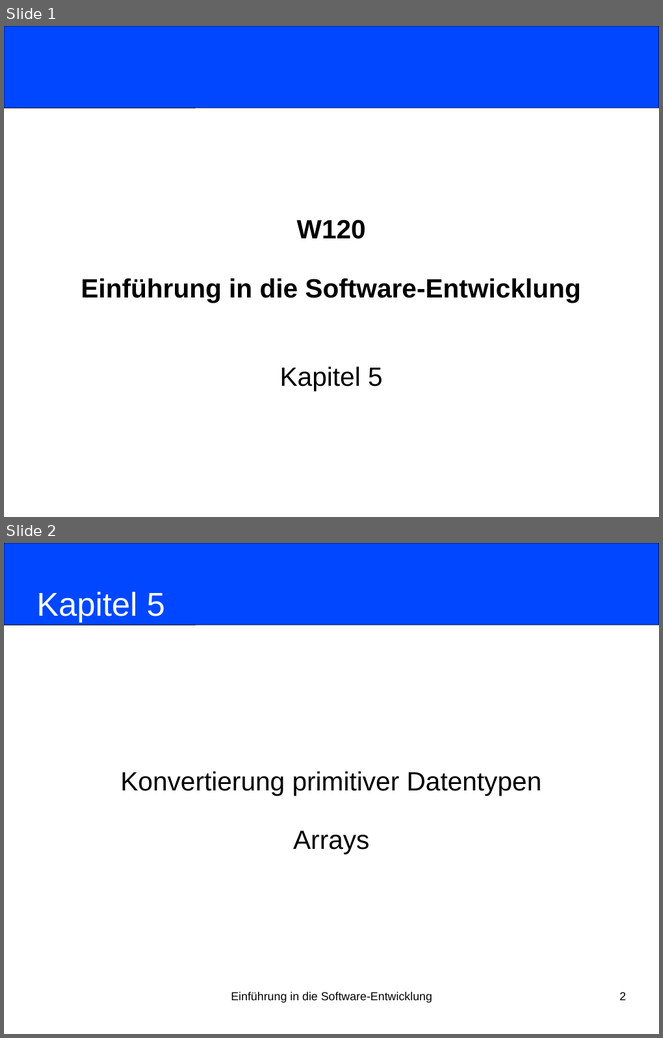
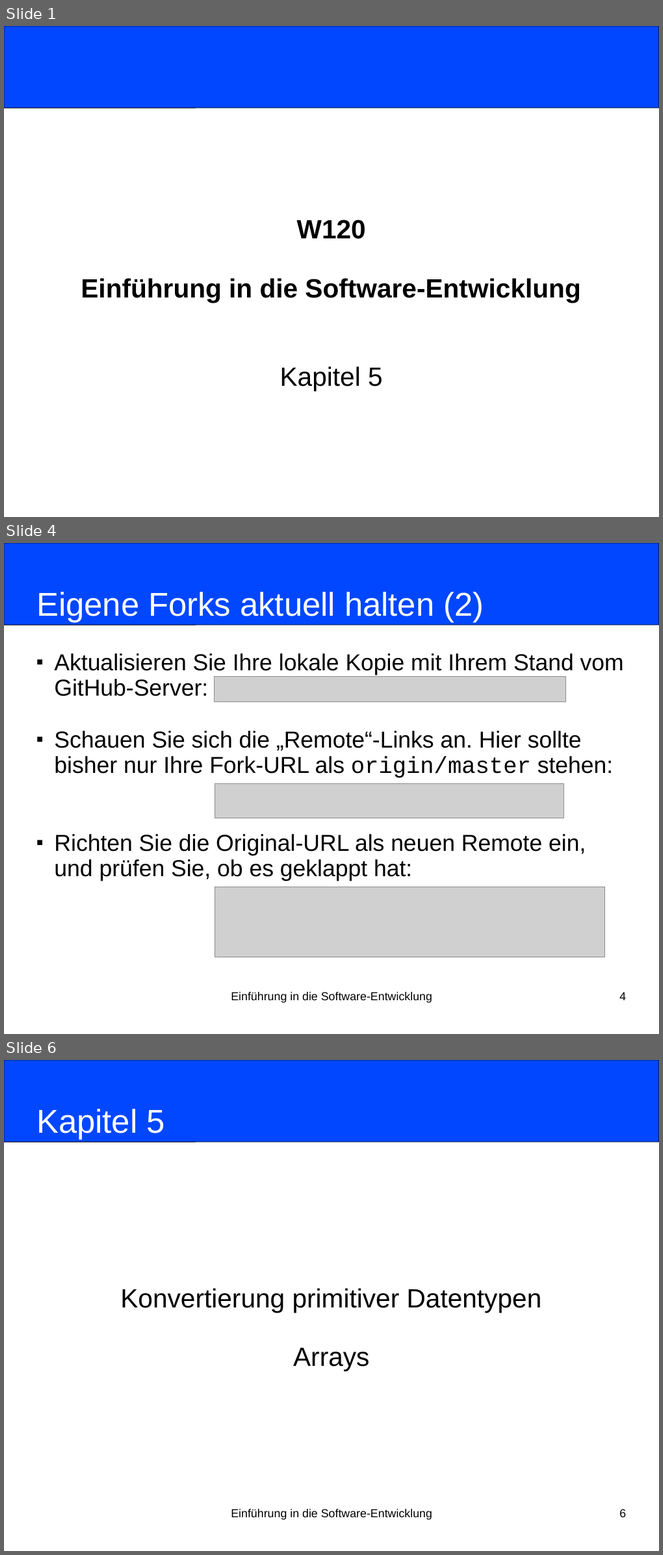
Before and after one commit to nordakademie-einfuehrung-java/vorlesungsskript, a slide deck: folien/Semester_03_Termin_06_Kapitel05.pptx. Shown one above the other, each under a label of ours: slides 1 and 2 before the commit, slides 1, 4 and 6 after it; the slides between them are not shown. The pictures are 663x1038 and 663x1555 pixels, drawn with LibreOffice and Linux fonts; fonts in the diff are those of the drawing; grey boxes stand for pictures. Boxes give left, top, right and bottom in pixels: in the first picture for what was removed or moved away, otherwise in the second. Text is boxed around its words. In the diff, an @@ line names an element or a change of style, - is before the commit and + after.

Commit message:
github fork-sync uebung

```diff
--- a/folien/Semester_03_Termin_06_Kapitel05.pptx
+++ b/folien/Semester_03_Termin_06_Kapitel05.pptx
@@ slide 4 added at (4, 543, 659, 1034), background #FFFFFF @@
@@ rounded rectangle added at (4, 543, 659, 625), fill #0047FF, outline #000000 0.75 pt @@
@@ title added at (36, 592, 484, 622), 40 pt, text #FFFFFF @@
+Eigene Forks aktuell halten (2)
@@ subtitle added at (54, 653, 624, 882), 28 pt, text #000000 @@
+■ Aktualisieren Sie Ihre lokale Kopie mit Ihrem Stand vom GitHub-Server:
+■ Schauen Sie sich die „Remote“-Links an. Hier sollte bisher nur Ihre Fork-URL als origin/master stehen:
+■ Richten Sie die Original-URL als neuen Remote ein, und prüfen Sie, ob es geklappt hat:
@@ picture added at (215, 676, 566, 702) @@
@@ picture added at (215, 783, 564, 818) @@
@@ picture added at (215, 887, 605, 958) @@
@@ text added at (231, 992, 432, 1003), 14 pt, text #000000 @@
+Einführung in die Software-Entwicklung
@@ page number added at (620, 992, 626, 1001), 14 pt, text #000000 @@
+4
@@ what was slide 2 is now slide 6 @@
@@ page number at (620, 1509, 626, 1518): text changed @@
-2
+6
```
Also in this commit, not shown: 3 other slides added.
